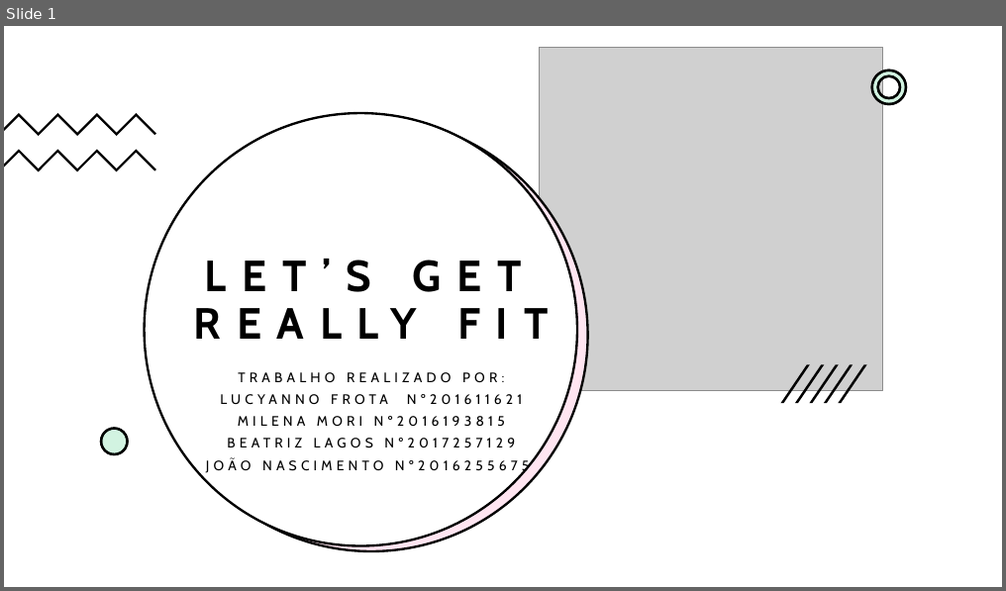
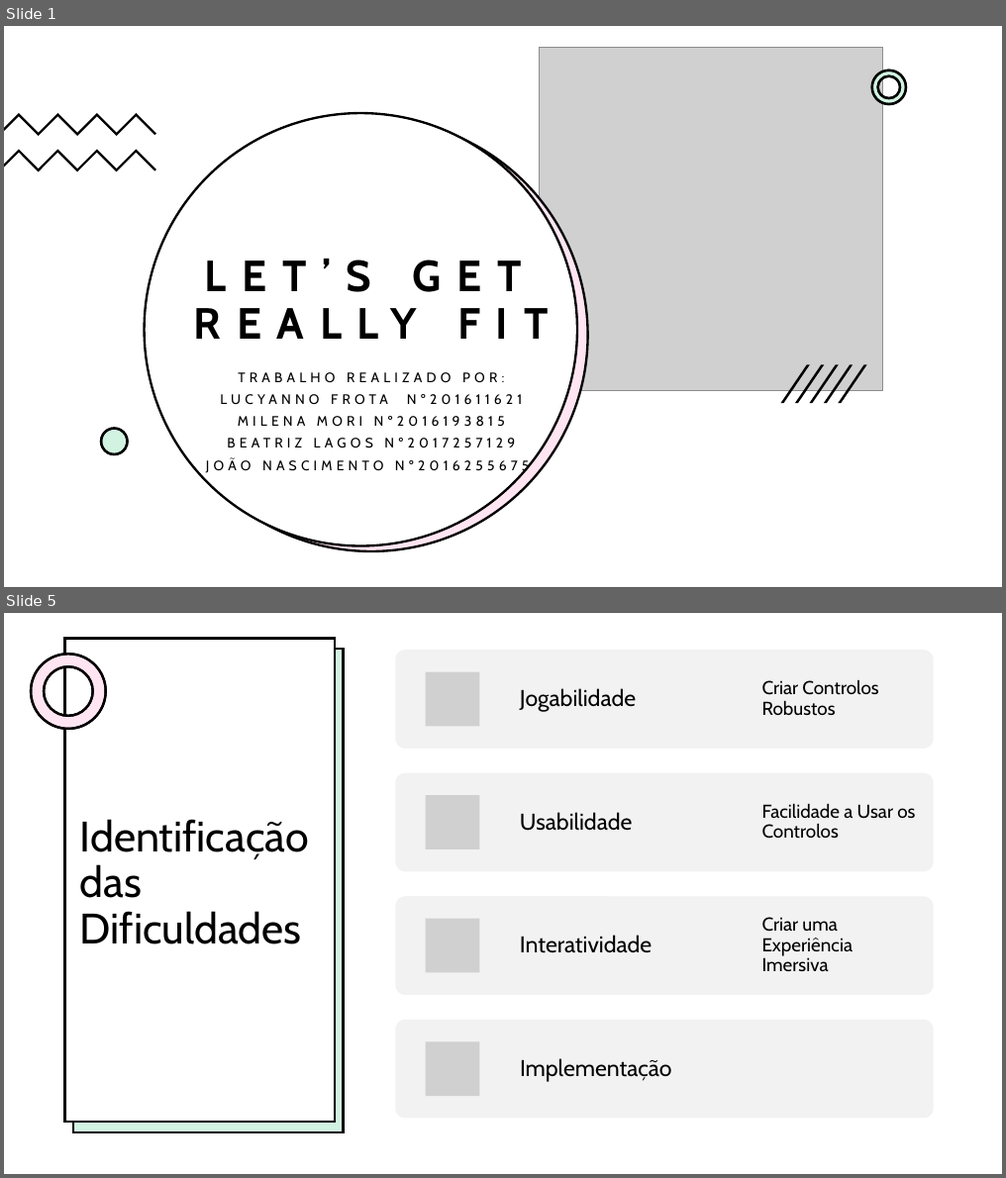
Before and after one commit to JoaoCarlosNascimento/Mario-Game, a slide deck: Let’s Get REALLY Fit.pptx. Shown one above the other, each under a label of ours: slide 1 before the commit, slides 1 and 5 after it; the slides between them are not shown. The pictures are 1006x591 and 1006x1178 pixels, drawn with LibreOffice and Linux fonts; fonts in the diff are those of the drawing; grey boxes stand for pictures. Boxes give left, top, right and bottom in pixels: in the first picture for what was removed or moved away, otherwise in the second. Text is boxed around its words. In the diff, an @@ line names an element or a change of style, - is before the commit and + after.

```diff
--- a/Let’s Get REALLY Fit.pptx
+++ b/Let’s Get REALLY Fit.pptx
@@ slide 5 added at (4, 613, 1002, 1174), background #FFFFFF @@
@@ rectangle added at (4, 613, 1002, 1174), fill #FFFFFF @@
@@ rectangle added at (64, 639, 334, 1122), fill #FFFFFF, outline #000000 2.25 pt @@
@@ freeform shape added at (31, 655, 106, 729), fill #FFFFFF, outline #000000 2.25 pt @@
@@ freeform shape added at (31, 655, 106, 729), fill #FF80BD at 20% opacity, outline #000000 2.25 pt @@
@@ rectangle added at (73, 650, 343, 1134), fill #FFFFFF @@
@@ rectangle added at (73, 649, 344, 1133), fill #21C46B at 20% opacity, outline #000000 2.25 pt @@
@@ title added at (80, 819, 309, 945), 41 pt, text #000000 @@
+Identificação das Dificuldades
@@ group added at (395, 650, 934, 1118): 7 texts, 4 rounded rectangles, 4 pictures @@
+Jogabilidade
+Criar Controlos Robustos
+Usabilidade
+Facilidade a Usar os Controlos
+Interatividade
+Criar uma Experiência Imersiva
+Implementação
```
Also in this commit, not shown: 2 slides changed, 3 other slides added, 1 slide removed.
